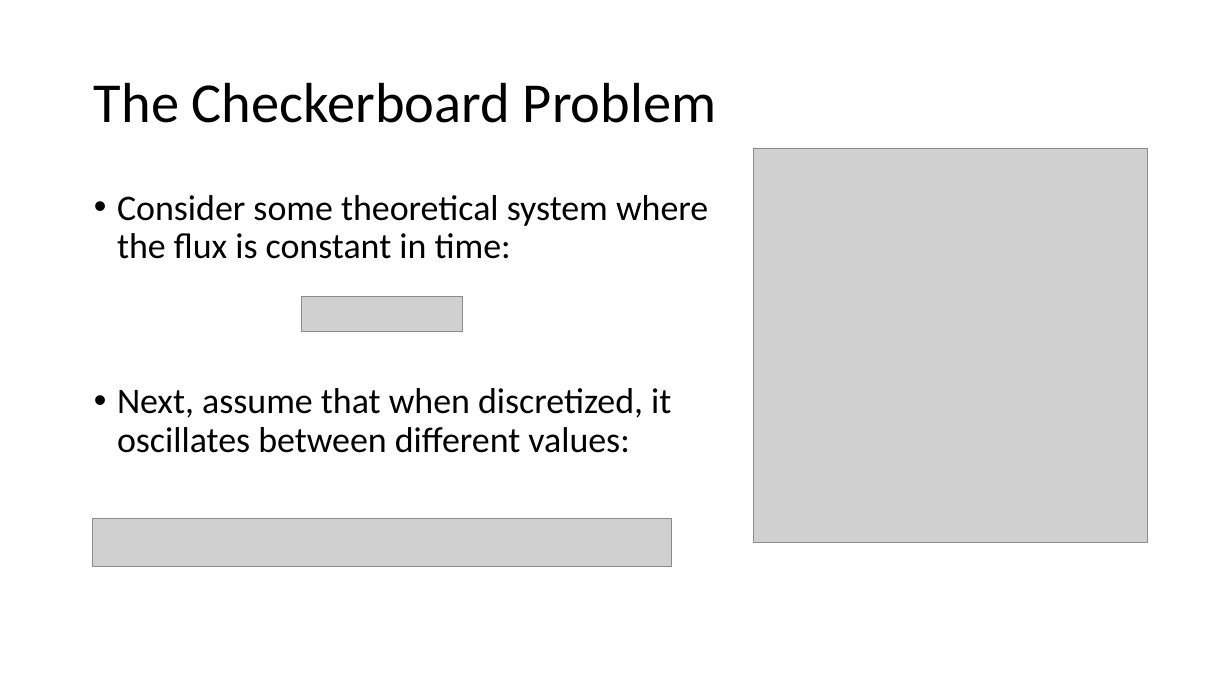
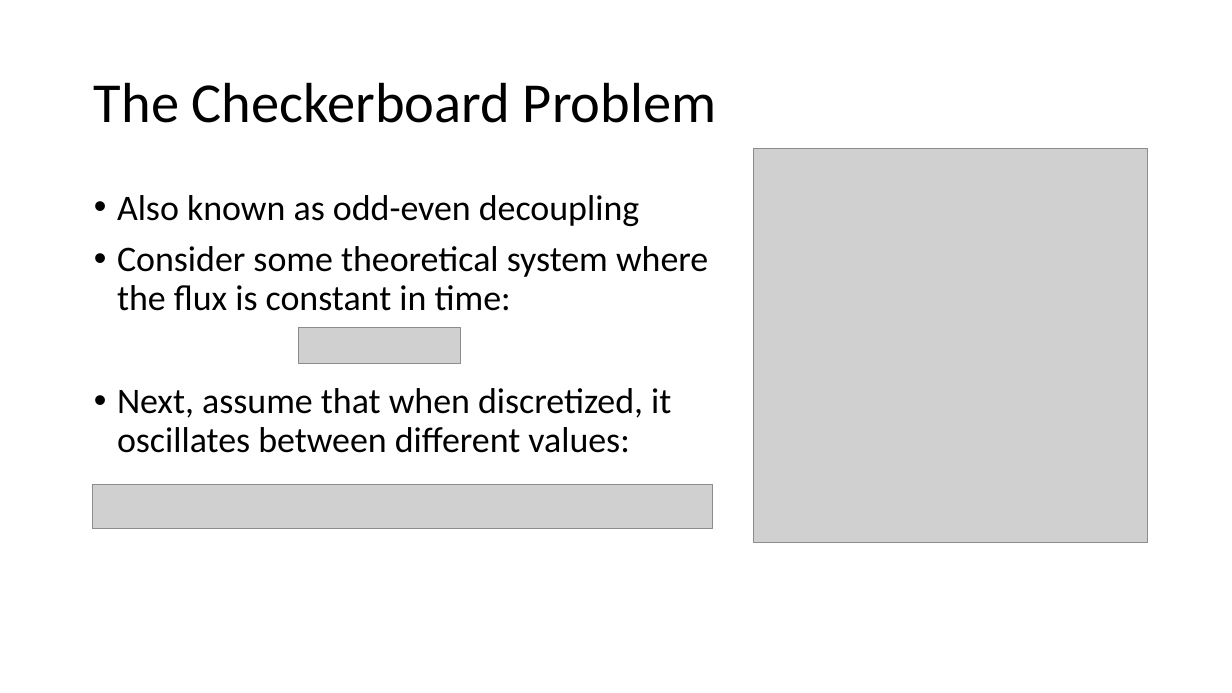
Before and after one commit to Tsintsuntsini/PHYS_581, a slide deck: slide 5 of Presentation3/Staggered Grids.pptx (slide 6 before the commit). Drawn at 1232x693 pixels with LibreOffice and Linux fonts; fonts in the diff are those of the drawing; grey boxes stand for pictures. Boxes give left, top, right and bottom in pixels: in the first picture for what was removed or moved away, otherwise in the second. Text is boxed around its words. In the diff, an @@ line names an element or a change of style, - is before the commit and + after.

```diff
--- a/Presentation3/Staggered Grids.pptx
+++ b/Presentation3/Staggered Grids.pptx
@@ text at <box>117,195,639,226</box>: paragraph added @@
+• Also known as odd-even decoupling
@@ picture: place and size @@
-picture at <box>301,297,463,332</box>
+picture at <box>299,328,460,363</box>
@@ picture added at <box>92,485,714,529</box> @@
@@ picture removed at <box>92,518,672,567</box> @@
```
Also in this commit, not shown: 6 other slides changed, 8 slides added, 3 slides removed, 6 other files.
